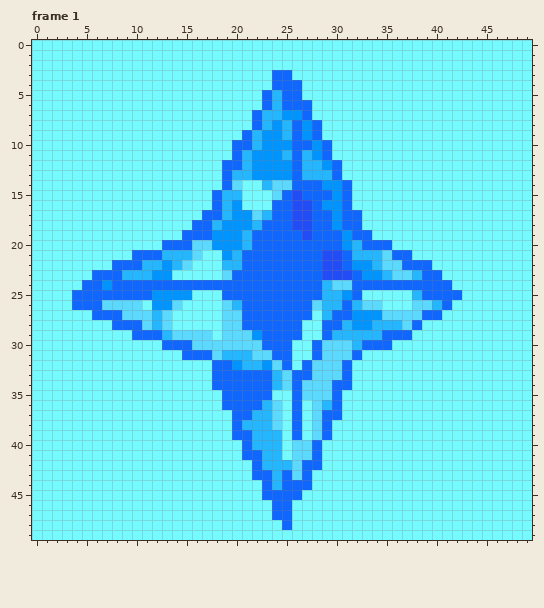
Two states of a pixel-art file, dev/Sprites/Subsandwich/Stage Elements/ConcentratedGem.ase. Above: the version before the commit.
50x50 pixels, 20 frames. Shown: frame 1. The commit also changed other frames, which this record leaves out.
Now the later version:
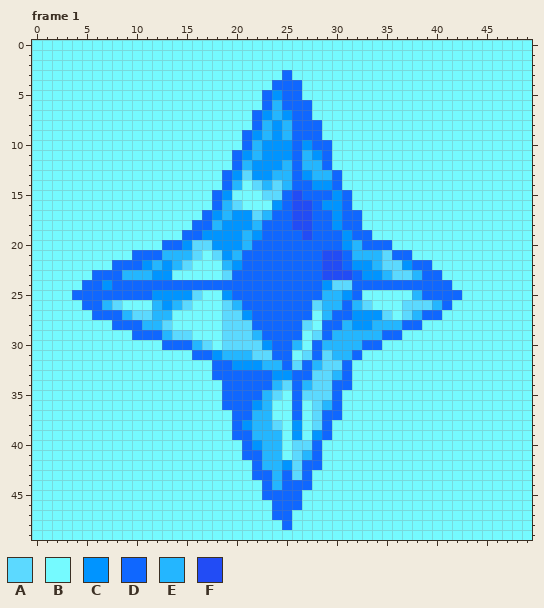
Palette (. is transparent): A #5cd9ff  B #75faff  C #0094ff  D #0f67ff  E #24b6ff  F #224cf5
From old to new:
layer "Layer 2" added
Frame 1, layer "Layer 2":
y 3: x 24 D -> B
y 5: x 24 E -> C
y 7: x 23 E -> C; x 26 C -> D
y 8: x 27 C -> D
y 9: x 22..23 EC -> CE; x 27 C -> D
y 10: x 20 D -> B; x 27..28 DC -> CD
y 11: x 21..22 EC -> CE; x 25 E -> C
y 12: x 19 D -> B; x 25 C -> E; x 29..30 CD -> DB
y 13: x 20..21 EE -> CA; x 24..25 CC -> EE; x 27 E -> C
y 14: x 20 A -> E; x 22 B -> A; x 25 A -> E; x 28 D -> C; x 30..31 CD -> DB
y 15: x 19..20 EE -> CB; x 23 B -> A
y 16: x 20 C -> A; x 24 D -> C
y 17: x 18 D -> C
y 19: x 17 D -> C; x 22 D -> C
y 20: x 15 D -> C
y 21: x 18 B -> A
y 22: x 11 E -> C; x 20 E -> C; x 37 D -> C
y 24: x 29 E -> C
y 25: x 16 B -> A; x 19 D -> C
y 26: x 4 D -> B; x 7 A -> E; x 9..10 AA -> BB; x 12 C -> E; x 14..15 AB -> EA; x 34 A -> B; x 37 B -> A
y 27: x 9 A -> E; x 13 A -> E; x 21 D -> C; x 36 A -> B; x 38 A -> E
y 28: x 11 A -> E; x 21 D -> A; x 27 B -> A; x 37 A -> D
y 29: x 16..17 AA -> BB; x 22 C -> E; x 28 B -> A; x 37 D -> B
y 30: x 16 A -> E; x 18 A -> B; x 23 D -> C; x 26 B -> E; x 29..31 AAA -> EEE; x 35 D -> B
y 31: x 15 D -> B; x 18 A -> C; x 27 B -> A; x 30..31 AA -> EE
y 32: x 21..24 EECA -> CCEE; x 26 B -> A; x 28 A -> E
y 33: x 24..25 EA -> CC; x 30 A -> E
y 34: x 18 D -> B; x 27 A -> E
y 35: x 23..24 DB -> EA
y 36: x 22 D -> C; x 24 A -> B
y 37: x 24 A -> B
y 38: x 21 E -> C; x 26 D -> C
y 39: x 26 D -> C; x 28 A -> C
y 40: x 22 E -> C
y 41: x 27 A -> E
y 42: x 25 E -> C
y 46: x 26 B -> D
Boxes around the changes in both pictures, in picture pixels (x1, y1, x2, y2):
changed: (72, 70, 422, 510)
